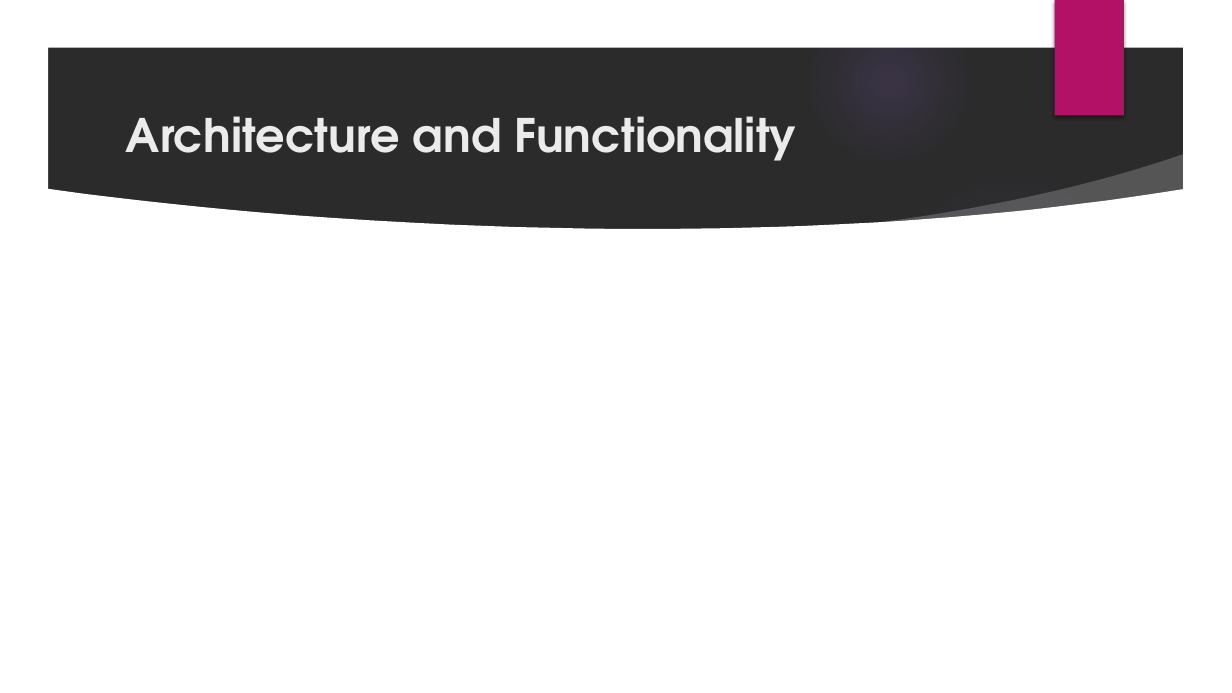
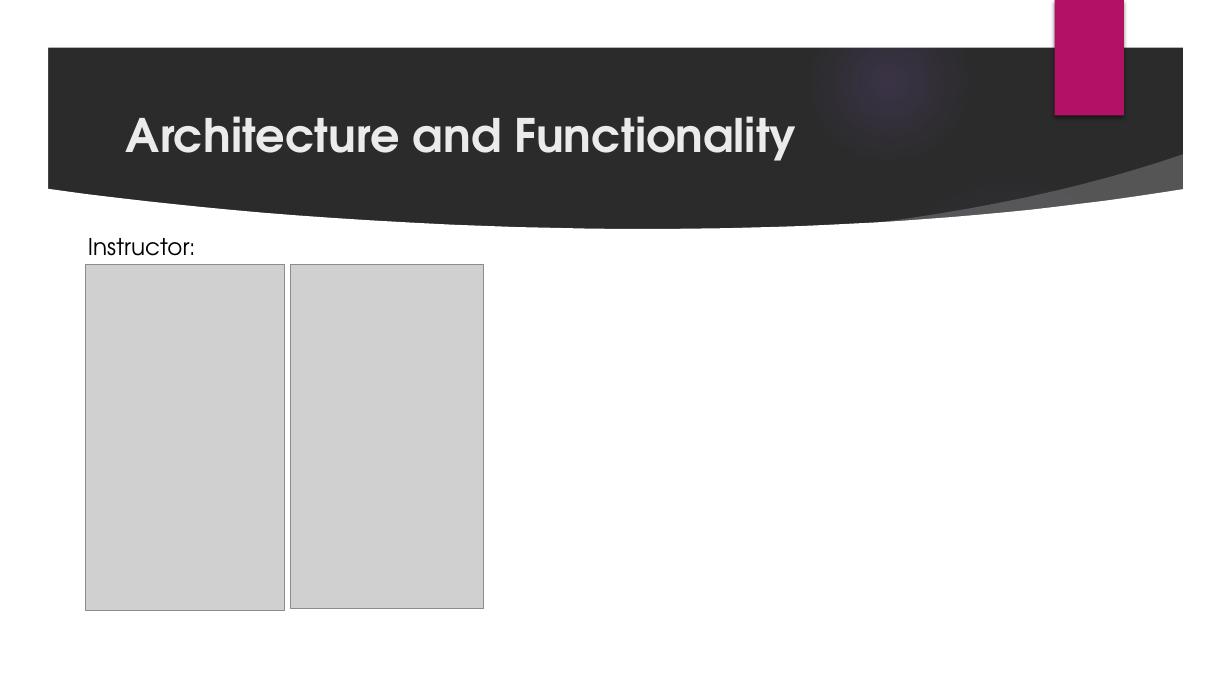
Before and after one commit to ks-manu/Mannschaft_KNUST, a slide deck: slide 10 of MannschaftPresentation.pptx (slide 8 before the commit). Drawn at 1232x693 pixels with LibreOffice and Linux fonts; fonts in the diff are those of the drawing; grey boxes stand for pictures; background and template pictures are left out; a plain dark background stands for a picture behind light text. Boxes give left, top, right and bottom in pixels: in the first picture for what was removed or moved away, otherwise in the second. Text is boxed around its words. In the diff, an @@ line names an element or a change of style, - is before the commit and + after.

Commit message:
added architecture and prototype to powerpoint

```diff
--- a/MannschaftPresentation.pptx
+++ b/MannschaftPresentation.pptx
@@ text added at (x1=88, y1=238, x2=196, y2=266), 18 pt, text #000000 @@
+Instructor:
@@ picture added at (x1=85, y1=265, x2=285, y2=611) @@
@@ picture added at (x1=290, y1=265, x2=483, y2=608) @@
```
Also in this commit, not shown: 4 other slides changed, 3 slides added, 1 slide removed.
